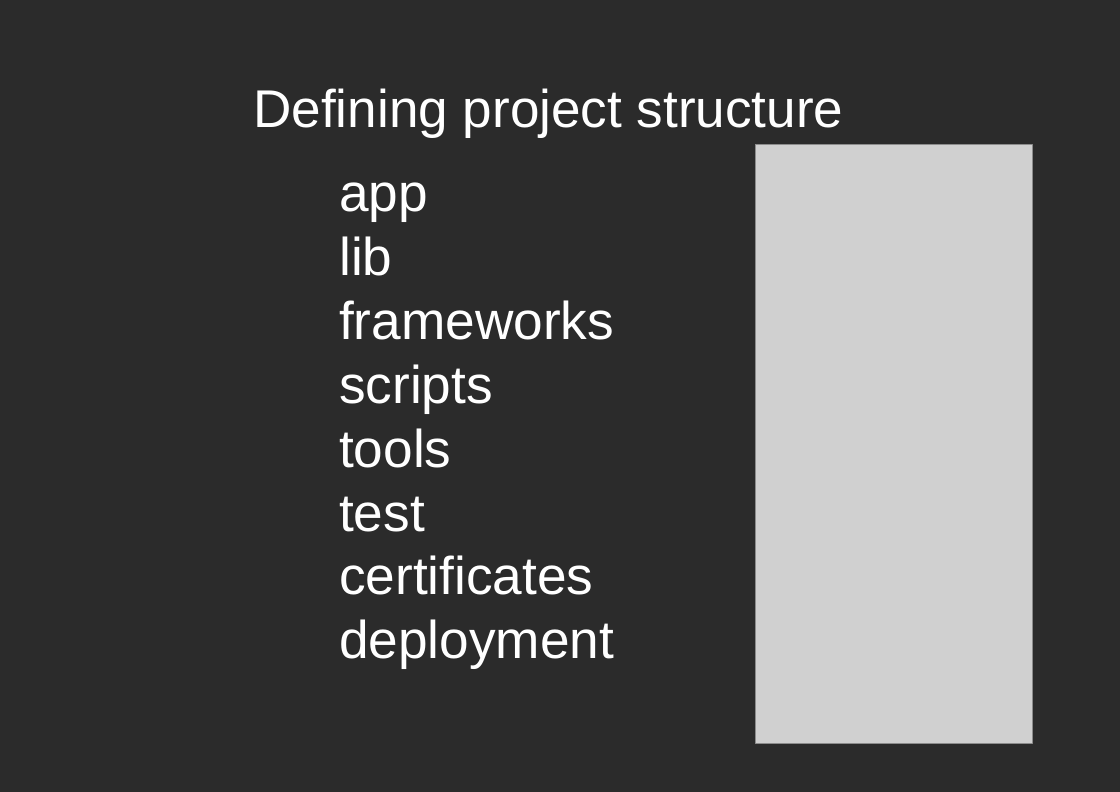
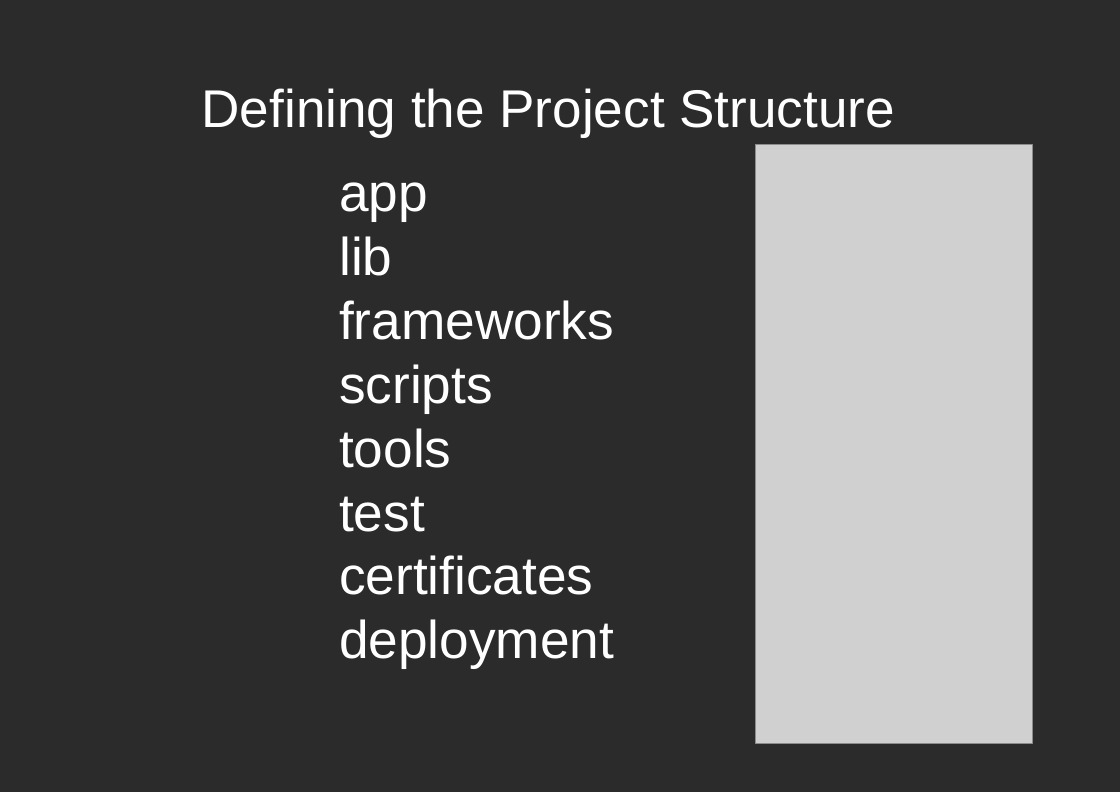
Before and after one commit to dodikk/iOS-articles, a slide deck: slide 10 of 3-iContiniousIntegration/ciPresentation.odp. Drawn at 1120x792 pixels with LibreOffice and Linux fonts; fonts in the diff are those of the drawing; grey boxes stand for pictures; background and template pictures are left out; a plain dark background stands for a picture behind light text. Boxes give left, top, right and bottom in pixels: in the first picture for what was removed or moved away, otherwise in the second. Text is boxed around its words. In the diff, an @@ line names an element or a change of style, - is before the commit and + after.

```diff
--- a/3-iContiniousIntegration/ciPresentation.odp
+++ b/3-iContiniousIntegration/ciPresentation.odp
@@ title at (202, 88, 894, 137): text changed @@
-Defining project structure
+Defining the Project Structure
```
Also in this commit, not shown: 22 other slides changed, 1 slide added, 1 slide removed, 2 other files.
